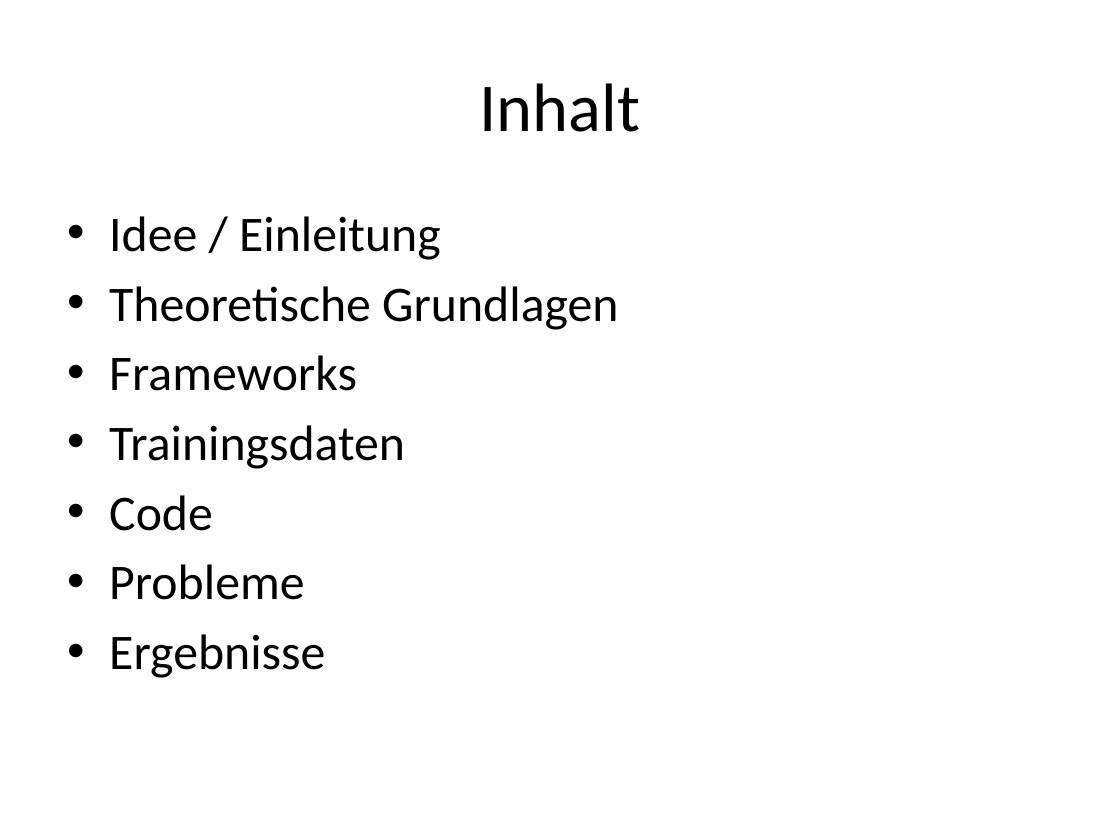
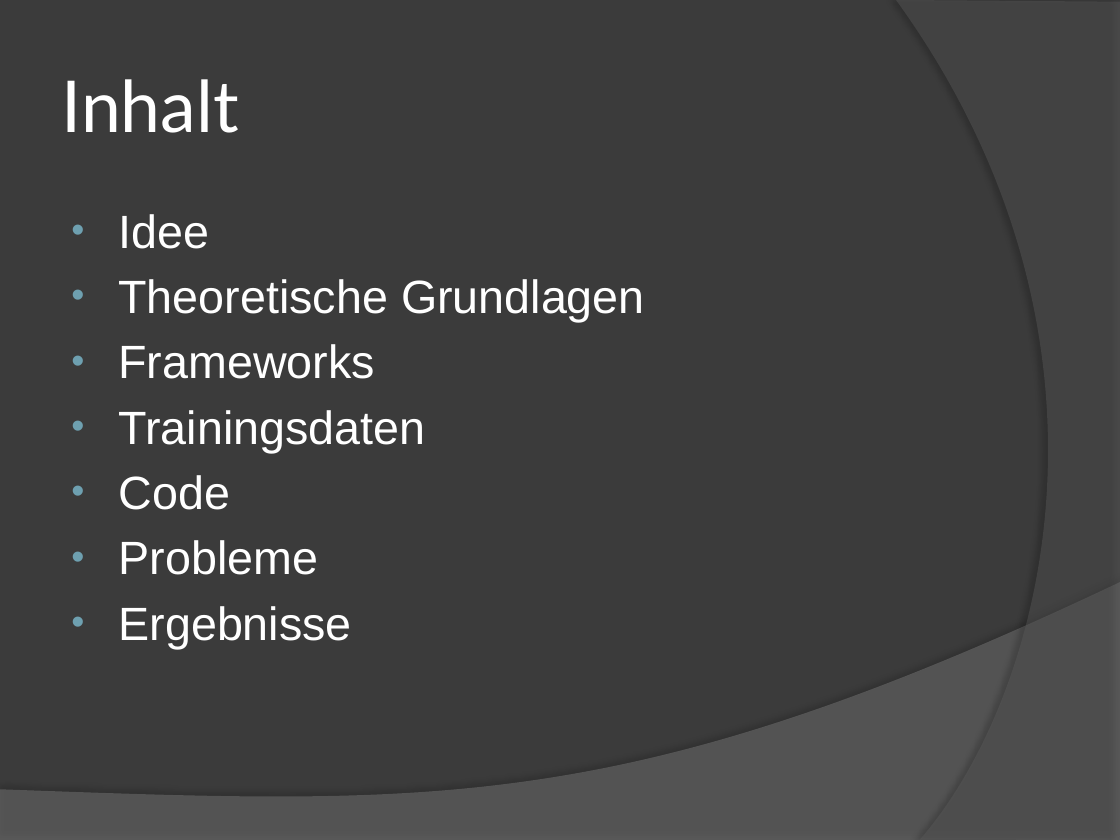
Before and after one commit to schroedingerskatze42/project, a slide deck: slide 2 of documentation/presentation/Image Deobfuscation.pptx. Drawn at 1120x840 pixels with LibreOffice and Linux fonts; fonts in the diff are those of the drawing. Boxes give left, top, right and bottom in pixels: in the first picture for what was removed or moved away, otherwise in the second. Text is boxed around its words. In the diff, an @@ line names an element or a change of style, - is before the commit and + after.

```diff
--- a/documentation/presentation/Image Deobfuscation.pptx
+++ b/documentation/presentation/Image Deobfuscation.pptx
@@ background #FFFFFF to #3B3B3B @@
@@ freeform shape added at bbox=[896, 0, 1120, 840], fill #5E5E5E at 40% opacity @@
@@ title "Inhalt" at bbox=[62, 79, 239, 133]: size 44 to 46 pt, font Calibri to Lato, text colour #000000 to #FFFFFF; alignment centre to left @@
@@ text at bbox=[119, 214, 210, 249]: text changed; size 32 to 30 pt; font Calibri to Arial; text colour #000000 to #FFFFFF @@
-• Idee / Einleitung
+• Idee
@@ text at bbox=[119, 279, 645, 649]: size 32 to 30 pt, font Calibri to Arial, text colour #000000 to #FFFFFF; indent changed @@
@@ freeform shape added at bbox=[0, 582, 1120, 840], fill #7F7F7F at 45% opacity @@
```
Also in this commit, not shown: 5 other slides changed, 10 slides added, 7 slides removed, 14 other files.
